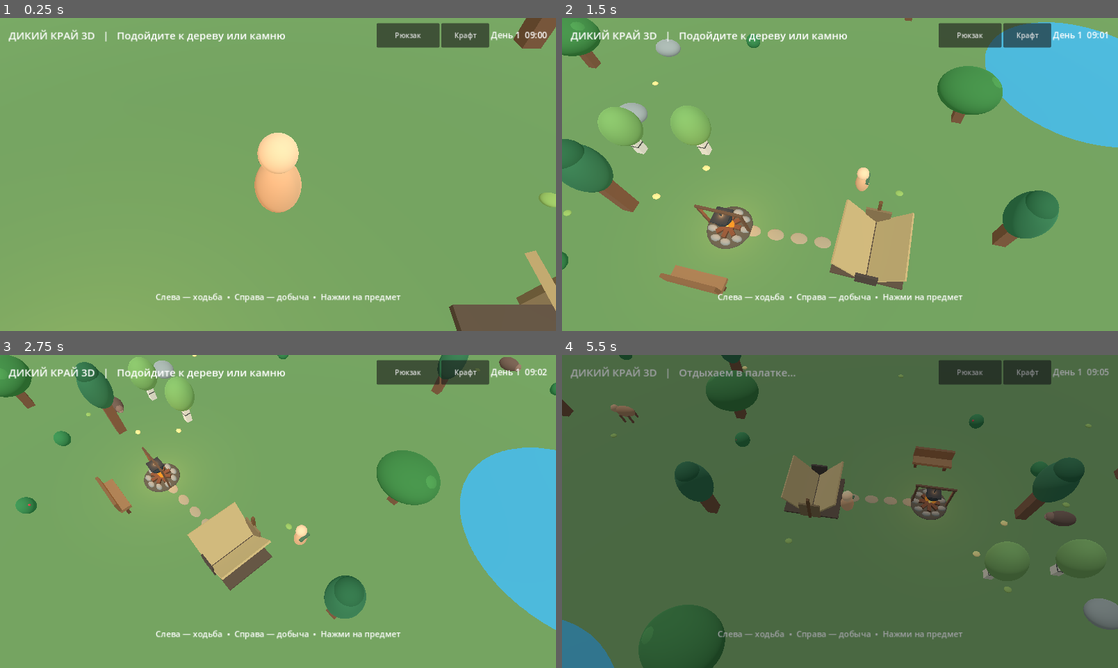
Above: before the commit, frames 1-4 (two rows, left to right).
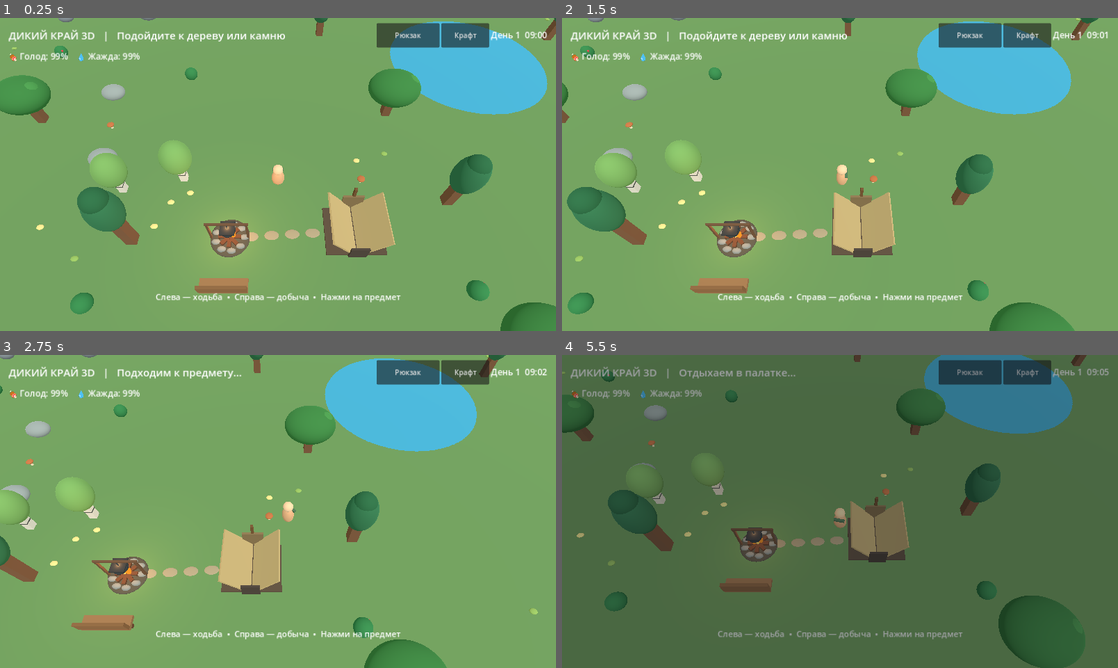
Above: after the commit, the same moments.

Repository: hjz2tz7cgv-ctrl/DikiyKrayGodot
Game: Godot game, scene res://scenes/main.tscn
The game is run twice, just before and just after one commit, with the same random seed, the same clock (stepped at 60 frames per second) and the same inputs.
Inputs (mouse positions are in pixels of both pictures, inside the frame that each line leads up to):
- Up to frame 1 (0.25 s): no input
- Up to frame 2 (1.5 s): move the mouse to (962, 158) at 0.52 s; hold Right (ui_right) 0.53-1.25 s; click (962, 158) at 0.67 s; drag from (728, 190) to (812, 237) at 1.27 s
- Up to frame 3 (2.75 s): move the mouse to (333, 442) at 2.02 s; hold Right (ui_right) from 2.03 s (still down); click (333, 442) at 2.17 s
- Up to frame 4 (5.5 s): release Right (ui_right) at 2.75 s; drag from (812, 574) to (673, 464) at 2.77 s; move the mouse to (1006, 558) at 3.52 s; hold Left (ui_left) 3.53-4.25 s; click (1006, 558) at 3.67 s; drag from (673, 464) to (756, 433) at 4.27 s; move the mouse to (867, 511) at 5.02 s; hold Down (ui_down) from 5.03 s (still down); click (867, 511) at 5.17 s

The runs differ from the first frame. In frame 1, 20% of the frame differs, in the area x 0-100%, y 0-100%; in frame 2, 24%; in frame 3, 29%; in frame 4, 26%.

Commit message:
Add files via upload

Diff:
--- a/scripts/main.gd
+++ b/scripts/main.gd
@@ -30,7 +30,11 @@
 var drops: Array[Dictionary] = []
 var animals: Array[Dictionary] = []
 var scenery: Array[Node3D] = []
-var inventory := {"wood": 0, "stone": 0, "berry": 0, "meat": 0, "hide": 0}
+var inventory := {"wood": 0, "stone": 0, "berry": 0, "meat": 0, "hide": 0, "mushroom": 0, "cooked_meat": 0}
+var hunger := 100.0
+var thirst := 100.0
+var survival_label: Label
+var survival_buttons: Array[Button] = []
 var has_spear := false
 var hunt_target := -1
 var attack_cooldown := 0.0
@@ -291,27 +295,20 @@
     _position_camera(0.016)
 
 func _position_camera(delta: float = 0.0) -> void:
-    if camera == null or player == null or player_visual == null:
+    if camera == null or player == null:
         return
-    # Камера смотрит за спину персонажа, но её угол сглаживается отдельно.
-    # Джойстик не вращает камеру напрямую.
-    var facing: float = player_visual.rotation.y
+    # Фиксированный угол: персонаж НЕ поворачивает камеру.
+    # Камера следует за положением героя, угол меняется только свайпом справа.
     var target_focus := player.global_position + Vector3(0.0, 0.35, 0.0)
     if not camera_initialized:
-        camera_follow_yaw = facing
         camera_focus = target_focus
         camera_initialized = true
     elif delta > 0.0:
-        # Плавный доворот даже при резком развороте персонажа на 180 градусов.
-        camera_follow_yaw = lerp_angle(camera_follow_yaw, facing, 1.0 - exp(-0.72 * delta))
-        camera_focus = camera_focus.lerp(target_focus, 1.0 - exp(-1.8 * delta))
-    var backward := Vector3(-sin(camera_follow_yaw), 0.0, cos(camera_follow_yaw))
-    var target_position := camera_focus + backward * camera_distance * camera_tilt + Vector3.UP * camera_distance
-    if delta <= 0.0:
-        # Масштабирование двумя пальцами меняет расстояние сразу, без рывка угла.
-        camera.global_position = target_position
+        camera_focus = camera_focus.lerp(target_focus, 1.0 - exp(-7.0 * delta))
     else:
-        camera.global_position = camera.global_position.lerp(target_position, 1.0 - exp(-1.35 * delta))
+        camera_focus = target_focus
+    var backward := Vector3(sin(camera_input_yaw), 0.0, cos(camera_input_yaw))
+    camera.global_position = camera_focus + backward * camera_distance * camera_tilt + Vector3.UP * camera_distance
     camera.look_at(camera_focus, Vector3.UP)
 
 func _is_lake(pos: Vector2, margin := 0.0) -> bool:
@@ -381,6 +378,18 @@
         for j in range(4):
             _mesh_sphere(bush, 0.1, Vector3(rng.randf_range(-0.35, 0.35), 0.65, rng.randf_range(-0.35, 0.35)), Color("c64248"))
         resources.append({"kind": "berry", "pos": pos, "node": bush, "duration": 1.3, "alive": true})
+
+    # Съедобные грибы: отдельные лесные ресурсы.
+    for i in range(32):
+        var pos := _random_land_pos()
+        if not _can_place(pos, 0.35):
+            continue
+        var mushroom := Node3D.new()
+        mushroom.position = Vector3(pos.x, 0, pos.y)
+        add_child(mushroom)
+        _mesh_box(mushroom, Vector3(0.13, 0.32, 0.13), Vector3(0, 0.16, 0), Color("e8d9b4"))
+        _mesh_sphere(mushroom, 0.27, Vector3(0, 0.37, 0), Color("b76b3e"), Vector3(1.0, 0.48, 1.0))
+        resources.append({"kind": "mushroom", "pos": pos, "node": mushroom, "duration": 1.2, "alive": true})
 
 func _create_scenery() -> void:
     # Небольшие декоративные поляны и цветы, не блокирующие движение.
@@ -483,15 +492,31 @@
     bag_panel.set_anchors_preset(Control.PRESET_CENTER)
     bag_panel.offset_left = -170
     bag_panel.offset_right = 170
-    bag_panel.offset_top = -125
-    bag_panel.offset_bottom = 125
+    bag_panel.offset_top = -235
+    bag_panel.offset_bottom = 235
     bag_panel.visible = false
     root.add_child(bag_panel)
     var bag_col := VBoxContainer.new()
     bag_panel.add_child(bag_col)
+    survival_label = Label.new()
+    survival_label.set_anchors_preset(Control.PRESET_TOP_WIDE)
+    survival_label.offset_left = 20
+    survival_label.offset_top = 74
+    survival_label.offset_right = -20
+    survival_label.offset_bottom = 112
+    survival_label.add_theme_font_size_override("font_size", 20)
+    survival_label.mouse_filter = Control.MOUSE_FILTER_IGNORE
+    root.add_child(survival_label)
     bag_label = Label.new()
     bag_label.add_theme_font_size_override("font_size", 25)
     bag_col.add_child(bag_label)
+    for entry in [["Съесть ягоды", "berry"], ["Съесть гриб", "mushroom"], ["Съесть жареное мясо", "cooked_meat"], ["Пожарить мясо у костра", "cook"], ["Набрать воды у озера", "water"]]:
+        var use_button := Button.new()
+        use_button.text = entry[0]
+        use_button.custom_minimum_size.y = 43
+        use_button.pressed.connect(_survival_action.bind(entry[1]))
+        bag_col.add_child(use_button)
+        survival_buttons.append(use_button)
     var close := Button.new()
     close.text = "Закрыть"
     close.pressed.connect(_toggle_bag)
@@ -600,15 +625,49 @@
 
 func _update_ui() -> void:
     info_label.text = "ДИКИЙ КРАЙ 3D   |   " + status_message
+    if survival_label != null:
+        survival_label.text = "🍖 Голод: %d%%    💧 Жажда: %d%%" % [int(hunger), int(thirst)]
     if time_label != null:
         var hour := int(day_clock) % 24
         var minute := int((day_clock - floor(day_clock)) * 60.0)
         time_label.text = "День %d  %02d:%02d" % [day_count, hour, minute]
     zoom_label.text = "Слева — ходьба  •  Справа — добыча  •  Нажми на предмет"
-    bag_label.text = "РЮКЗАК\nДерево: %d  Камень: %d\nЯгоды: %d  Мясо: %d  Шкуры: %d\nКопьё: %s" % [inventory["wood"], inventory["stone"], inventory["berry"], inventory["meat"], inventory["hide"], "есть" if has_spear else "нет"]
+    bag_label.text = "РЮКЗАК\\nДерево: %d  Камень: %d\\nЯгоды: %d  Грибы: %d\\nМясо: %d  Жареное: %d  Шкуры: %d\\nКопьё: %s" % [inventory["wood"], inventory["stone"], inventory["berry"], inventory["mushroom"], inventory["meat"], inventory["cooked_meat"], inventory["hide"], "есть" if has_spear else "нет"]
     if craft_recipe_button != null:
         craft_recipe_button.text = "Копьё уже создано" if has_spear else "Создать копьё (3 дерева + 1 камень)"
         craft_recipe_button.disabled = has_spear or inventory["wood"] < 3 or inventory["stone"] < 1
+
+func _survival_action(kind: String) -> void:
+    var here := Vector2(player.position.x, player.position.z)
+    if kind == "water":
+        if here.distance_to(LAKE_CENTER) <= LAKE_RADIUS + 2.5:
+            thirst = minf(100.0, thirst + 65.0)
+            status_message = "Фляга наполнена — ты попил воды"
+        else:
+            status_message = "Подойди к берегу озера"
+    elif kind == "cook":
+        if here.distance_to(FIRE_POS) > 4.0:
+            status_message = "Готовить мясо можно только у костра"
+        elif inventory["meat"] < 1 or inventory["wood"] < 1:
+            status_message = "Для жарки нужны 1 мясо и 1 дерево"
+        else:
+            inventory["meat"] -= 1
+            inventory["wood"] -= 1
+            inventory["cooked_meat"] += 1
+            status_message = "Мясо приготовлено!"
+    elif inventory.get(kind, 0) <= 0:
+        status_message = "Такой еды пока нет в рюкзаке"
+    else:
+        inventory[kind] -= 1
+        if kind == "berry":
+            hunger = minf(100.0, hunger + 12.0)
+            thirst = minf(100.0, thirst + 4.0)
+        elif kind == "mushroom":
+            hunger = minf(100.0, hunger + 18.0)
+        elif kind == "cooked_meat":
+            hunger = minf(100.0, hunger + 42.0)
+        status_message = "Ты поел"
+    _update_ui()
 
 func _nearest_resource() -> int:
     var closest := -1
@@ -709,7 +768,7 @@
     for i in range(obstacles.size() - 1, -1, -1):
         if obstacles[i]["node"] == r["node"]:
             obstacles.remove_at(i)
-    var kind: String = "wood" if r["kind"] == "tree" else "stone" if r["kind"] == "rock" else "berry"
+    var kind: String = "wood" if r["kind"] == "tree" else "stone" if r["kind"] == "rock" else "mushroom" if r["kind"] == "mushroom" else "berry"
     var drop := Node3D.new()
     drop.position = Vector3(r["pos"].x, 0.35, r["pos"].y)
     add_child(drop)
@@ -769,6 +828,8 @@
         _advance_sleep(delta)
         return
     _animate_camp(delta)
+    hunger = maxf(0.0, hunger - delta * 0.035)
+    thirst = maxf(0.0, thirst - delta * 0.055)
     day_clock += delta * 24.0 / DAY_SECONDS
     if day_clock >= 24.0:
         day_clock -= 24.0
@@ -847,7 +908,8 @@
     # Камера ориентируется на реальный поворот модели, а не на касание.
 
     var current := Vector2(player.position.x, player.position.z)
-    var motion := direction * WALK_SPEED * delta
+    var survival_speed := 0.65 if hunger <= 0.0 or thirst <= 0.0 else 1.0
+    var motion := direction * WALK_SPEED * survival_speed * delta
     var next_x := current + Vector2(motion.x, 0)
     if not _blocked(next_x, PLAYER_RADIUS):
         current.x = next_x.x
@@ -922,12 +984,12 @@
                 return
             var viewport_width := get_viewport().get_visible_rect().size.x
             var viewport_height := get_viewport().get_visible_rect().size.y
-            if event.position.y > viewport_height * 0.46 and event.position.x < viewport_width * 0.46 and joystick_touch == -1:
+            if event.position.y > viewport_height * 0.32 and event.position.x < viewport_width * 0.5 and joystick_touch == -1:
                 joystick_touch = event.index
                 joystick_origin = event.position
-                joystick_basis_yaw = player_facing
+                joystick_basis_yaw = camera_input_yaw
                 touch_move = Vector2.ZERO
-            elif event.position.y > viewport_height * 0.46 and event.position.x > viewport_width * 0.54 and gather_touch == -1:
+            elif event.position.y > viewport_height * 0.25 and event.position.x >= viewport_width * 0.5 and gather_touch == -1:
                 gather_touch = event.index
                 gather_origin = event.position
                 gather_direction = Vector2.ZERO
@@ -947,7 +1009,6 @@
             elif event.index == gather_touch:
                 gather_touch = -1
                 gather_direction = Vector2.ZERO
-                _stop_mining()
                 if event.position.distance_to(gather_origin) < 18.0:
                     _tap_world(event.position)
             elif active_touches.is_empty():
@@ -974,7 +1035,9 @@
         if event.index == joystick_touch:
             touch_move = ((event.position - joystick_origin) / 65.0).limit_length(1.0)
         elif event.index == gather_touch:
-            gather_direction = ((event.position - gather_origin) / 65.0).limit_length(1.0)
+            # Правая половина — свободный поворот камеры пальцем.
+            camera_input_yaw -= event.relative.x * 0.005
+            _position_camera()
 
 func _unhandled_input(event: InputEvent) -> void:
     if event is InputEventMouseButton and event.pressed:
